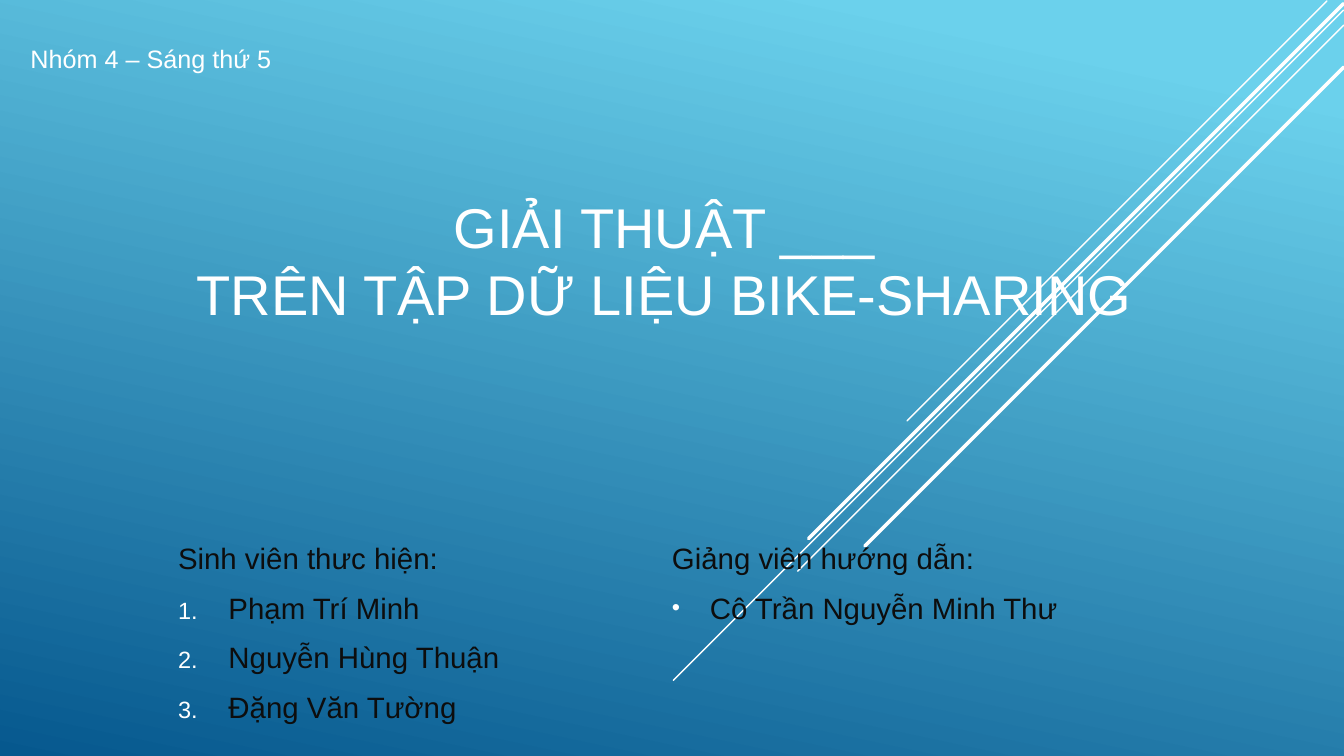
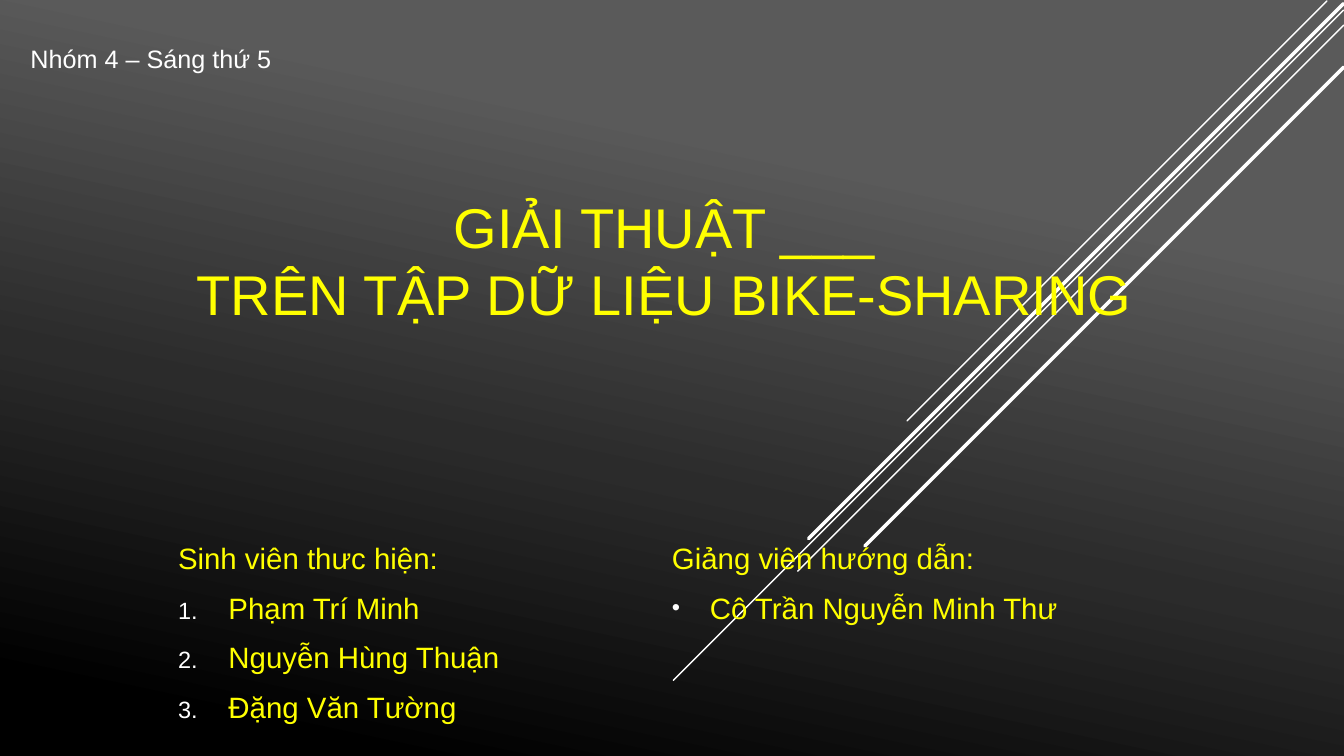
Before and after one commit to yllaw99/bike-sharing-predication-VN, a slide deck: slide 2 of báo cáo.pptx (slide 1 before the commit). Drawn at 1344x756 pixels with LibreOffice and Linux fonts; fonts in the diff are those of the drawing. Boxes give left, top, right and bottom in pixels: in the first picture for what was removed or moved away, otherwise in the second. Text is boxed around its words. In the diff, an @@ line names an element or a change of style, - is before the commit and + after.

```diff
--- a/báo cáo.pptx
+++ b/báo cáo.pptx
@@ background gradient #6ED2EB to #06588E to gradient #5B5B5B to #2B2B2B to #000000 @@
@@ title "GIẢI THUẬT ___ TRÊN TẬP ..." at bbox=[197, 204, 1131, 325]: text colour #FFFFFF to #FFFF00 @@
@@ subtitle "Sinh viên thưc hiện:" at bbox=[178, 546, 1057, 724]: text colour #0D0D0D to #FFFF00 @@
```
Also in this commit, not shown: 4 other slides changed, 1 slide added.
